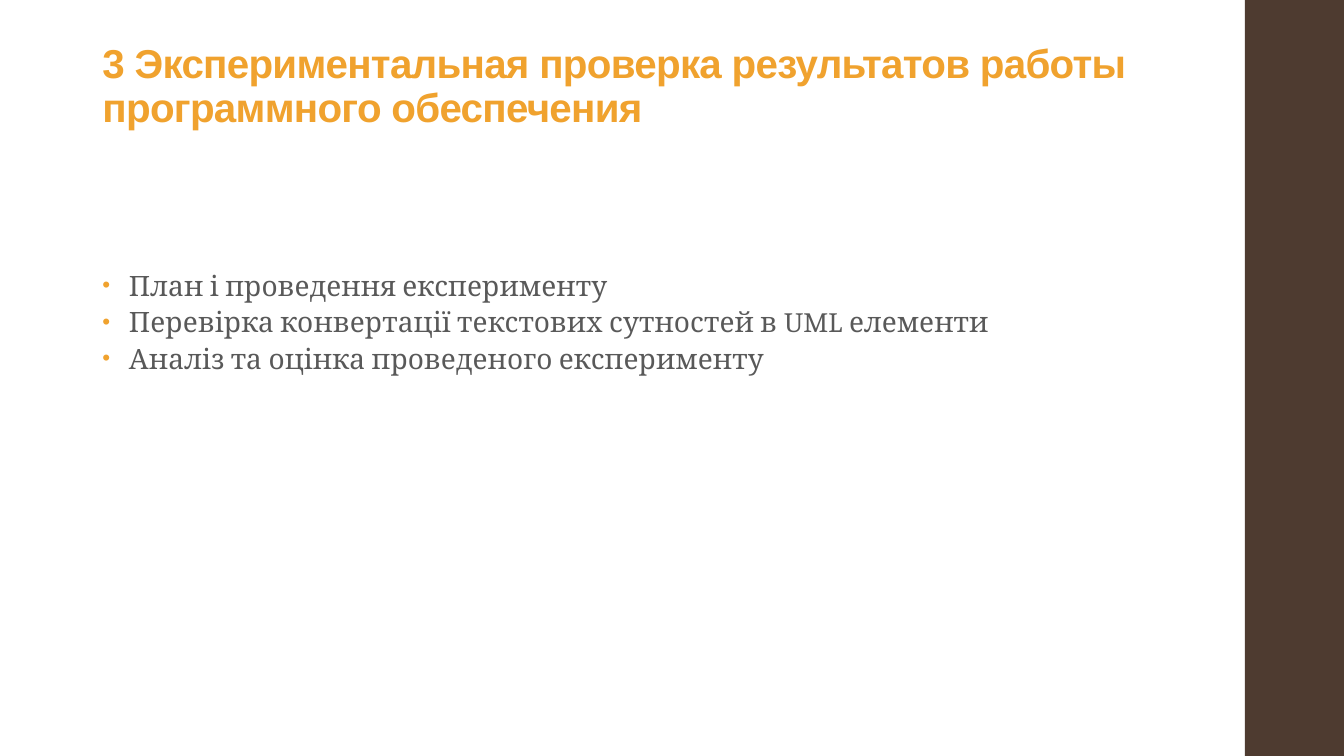
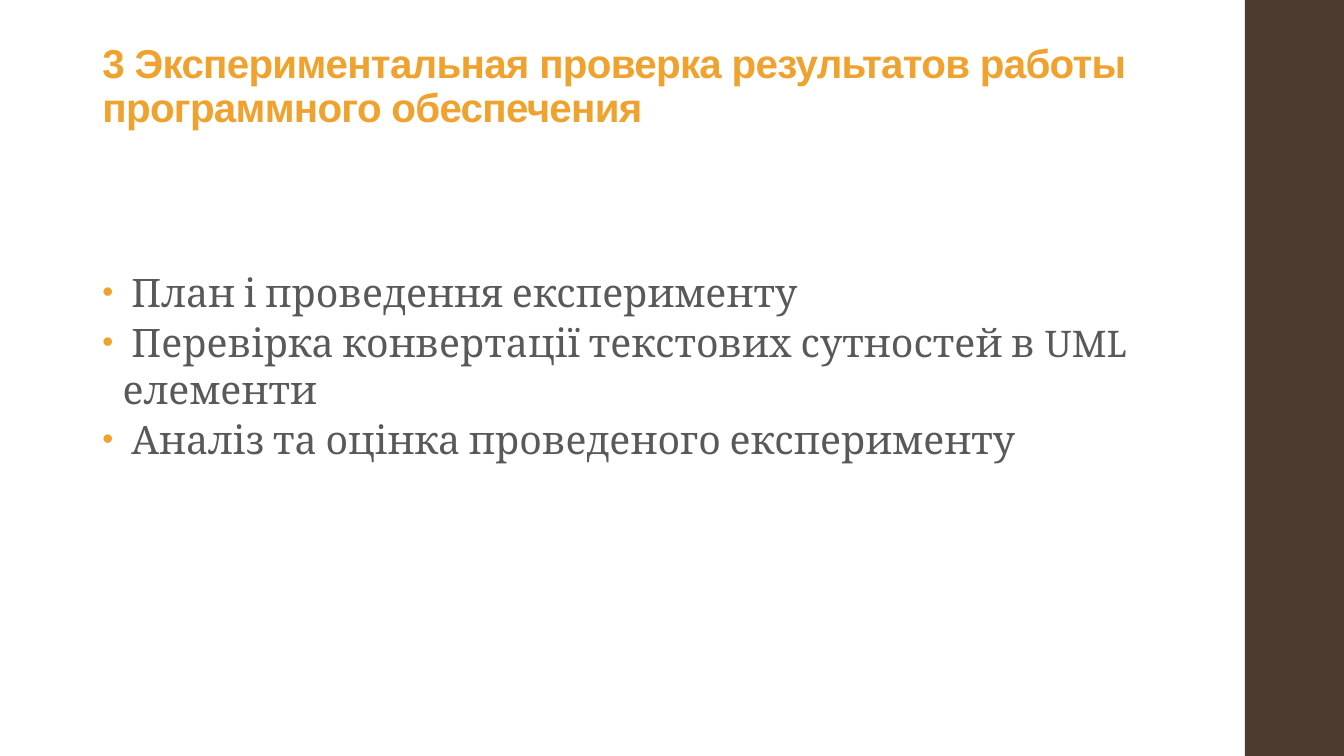
Before and after one commit to alexnodejs/onto-diploma, a slide deck: slide 14 of presentation/Moiseyenko_presentation.pptx (slide 15 before the commit). Drawn at 1344x756 pixels with LibreOffice and Linux fonts; fonts in the diff are those of the drawing. Boxes give left, top, right and bottom in pixels: in the first picture for what was removed or moved away, otherwise in the second. Text is boxed around its words. In the diff, an @@ line names an element or a change of style, - is before the commit and + after.

```diff
--- a/presentation/Moiseyenko_presentation.pptx
+++ b/presentation/Moiseyenko_presentation.pptx
@@ text "План і проведення експерименту" at (123, 277, 1127, 464): size 20 to 28 pt @@
```
Also in this commit, not shown: 8 other slides changed, 1 slide added, 2 slides removed, 2 other files.
